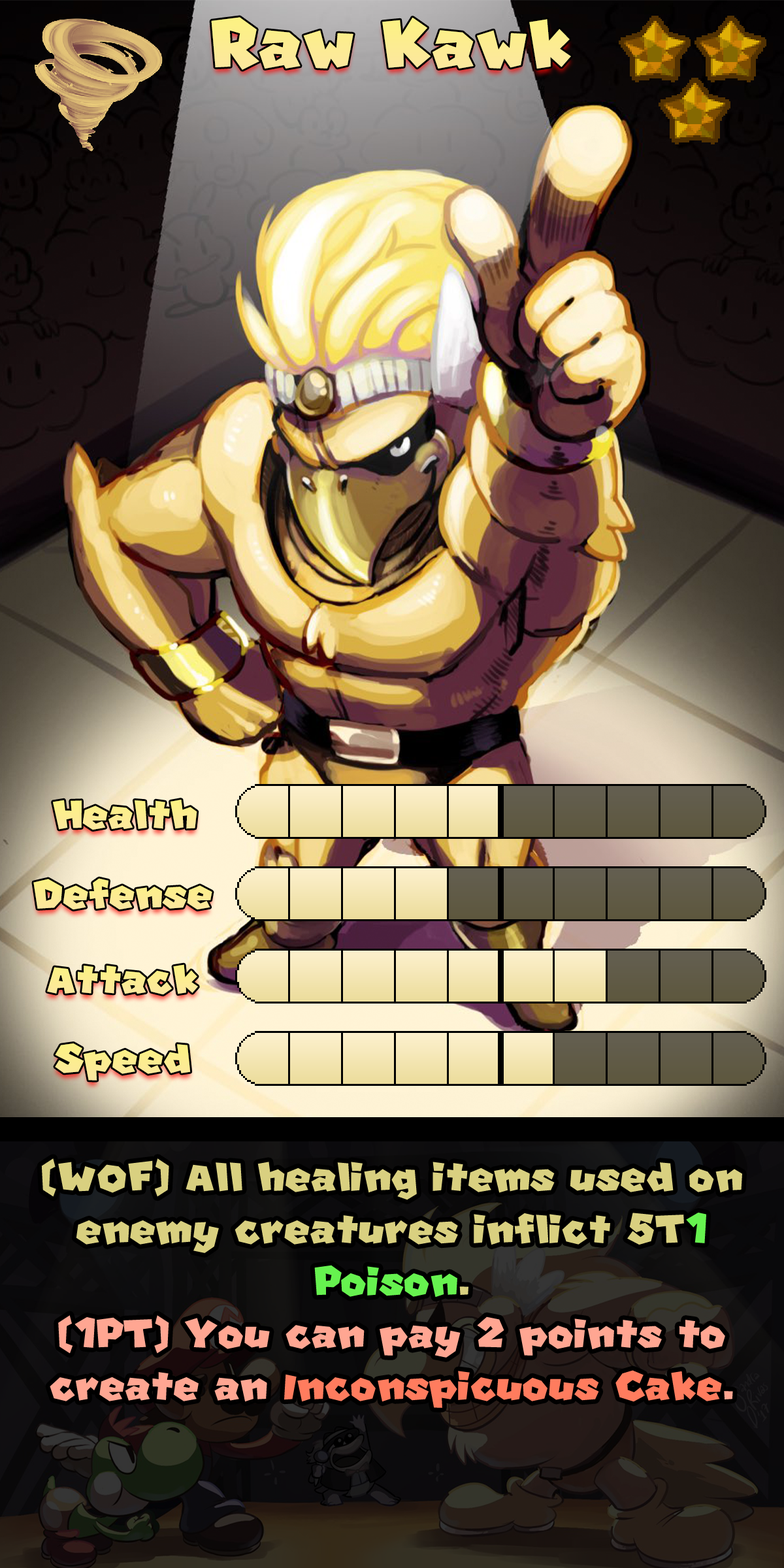
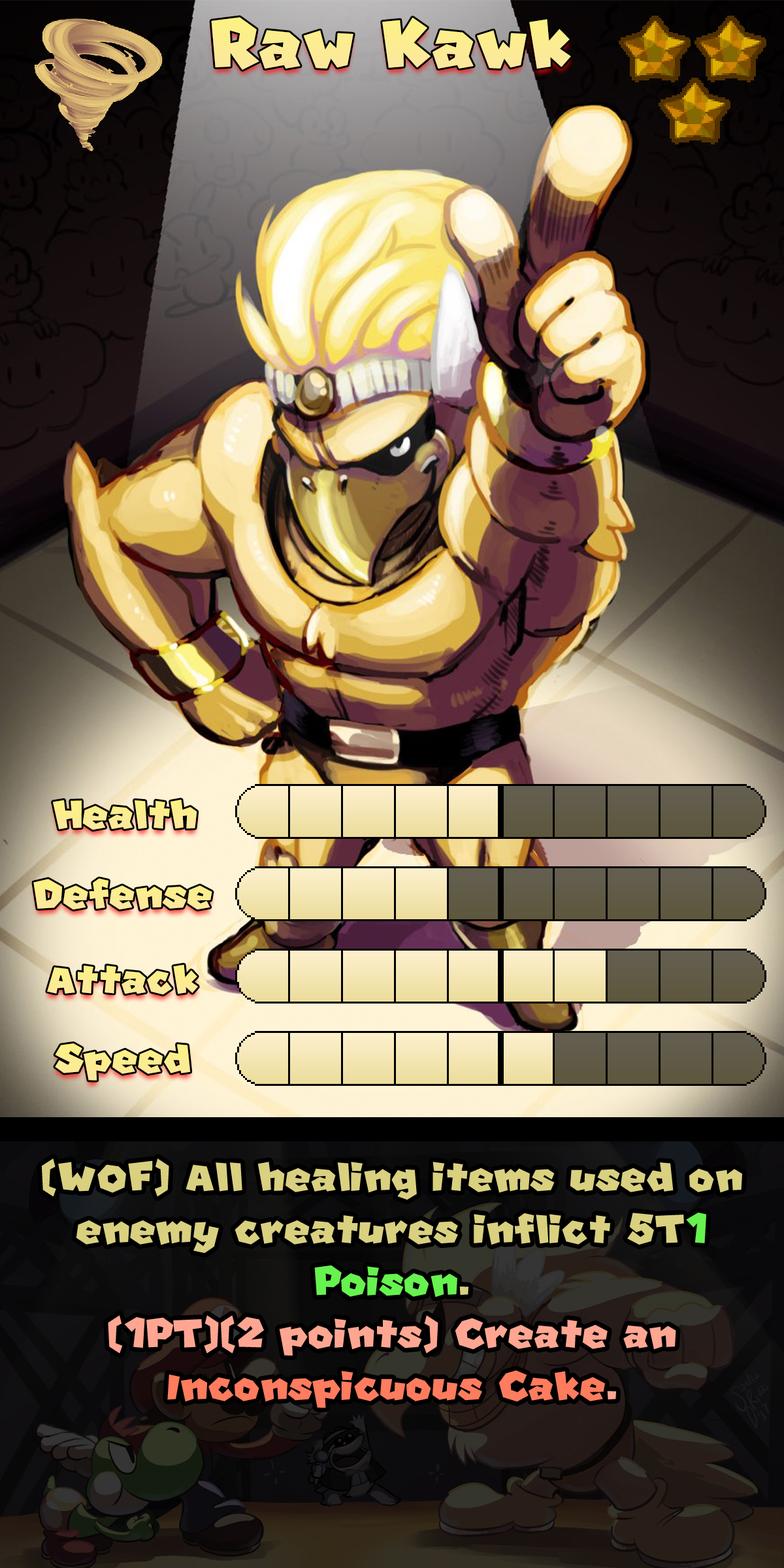
Two versions of the same layered image (784px x 1568px). Layer-by-layer changes:
painted on "Ability" over box(49, 1315, 734, 1408)